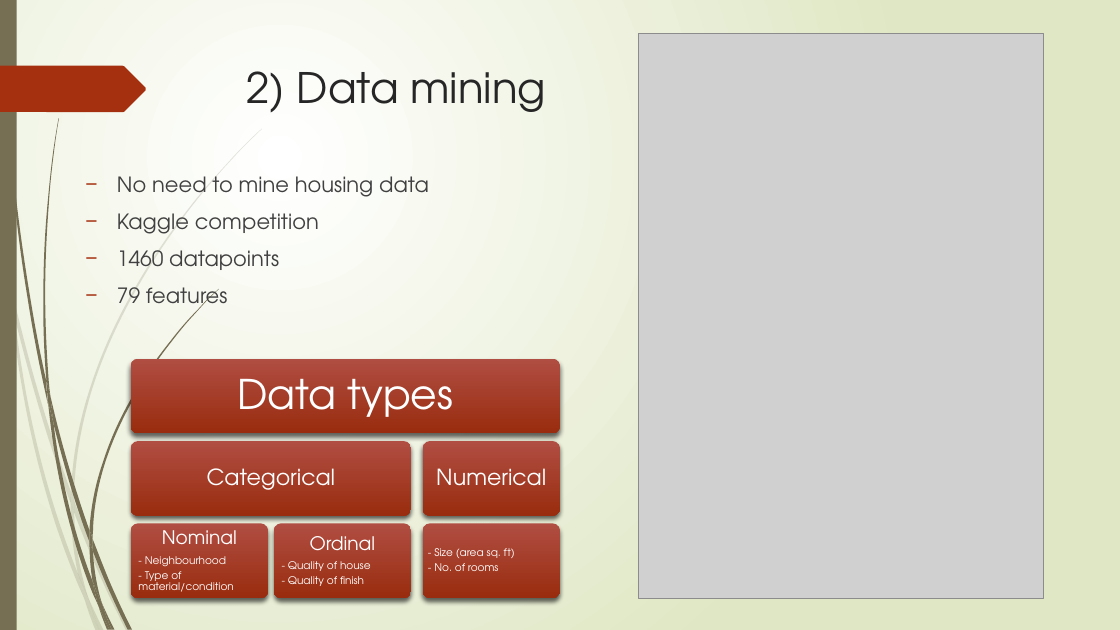
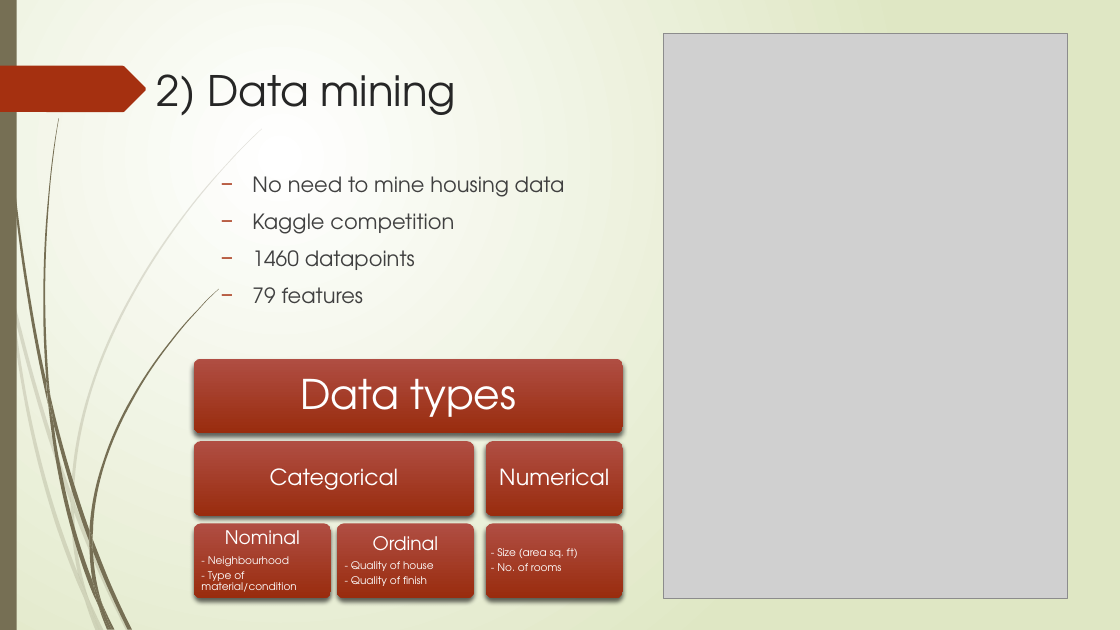
Before and after one commit to supasham/NYCDSA-MachineLearningProject, a slide deck: slide 4 of Applying ML to House Prices in Ames - Shameer Sukha - Feb 2021.pptx. Drawn at 1120x630 pixels with LibreOffice and Linux fonts; fonts in the diff are those of the drawing; grey boxes stand for pictures. Boxes give left, top, right and bottom in pixels: in the first picture for what was removed or moved away, otherwise in the second. Text is boxed around its words. In the diff, an @@ line names an element or a change of style, - is before the commit and + after.

```diff
--- a/Applying ML to House Prices in Ames - Shameer Sukha - Feb 2021.pptx
+++ b/Applying ML to House Prices in Ames - Shameer Sukha - Feb 2021.pptx
@@ picture moved from (x1=639, y1=34, x2=1043, y2=598) to (x1=664, y1=34, x2=1068, y2=598) @@
@@ title "2) Data mining" moved from (x1=247, y1=71, x2=546, y2=112) to (x1=157, y1=74, x2=457, y2=115) @@
@@ text "No need to mine housing ..." rewrapped from (x1=117, y1=176, x2=429, y2=313) to (x1=252, y1=176, x2=565, y2=304) @@
@@ 6 texts, 6 rounded rectangles moved together from (x1=131, y1=359, x2=560, y2=598) to (x1=194, y1=359, x2=623, y2=598) @@
```
Also in this commit, not shown: 13 other slides changed, 2 slides removed, 2 other files.
